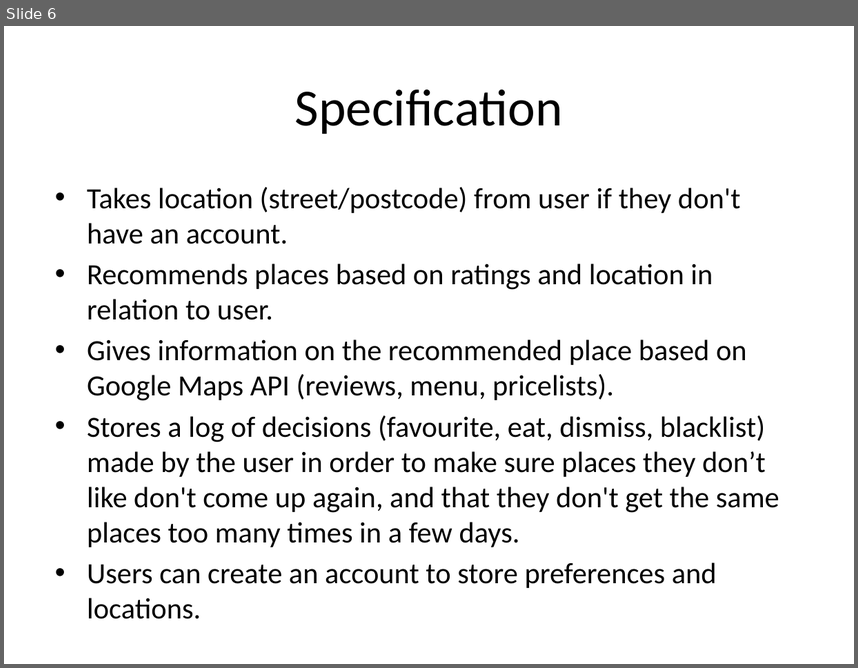
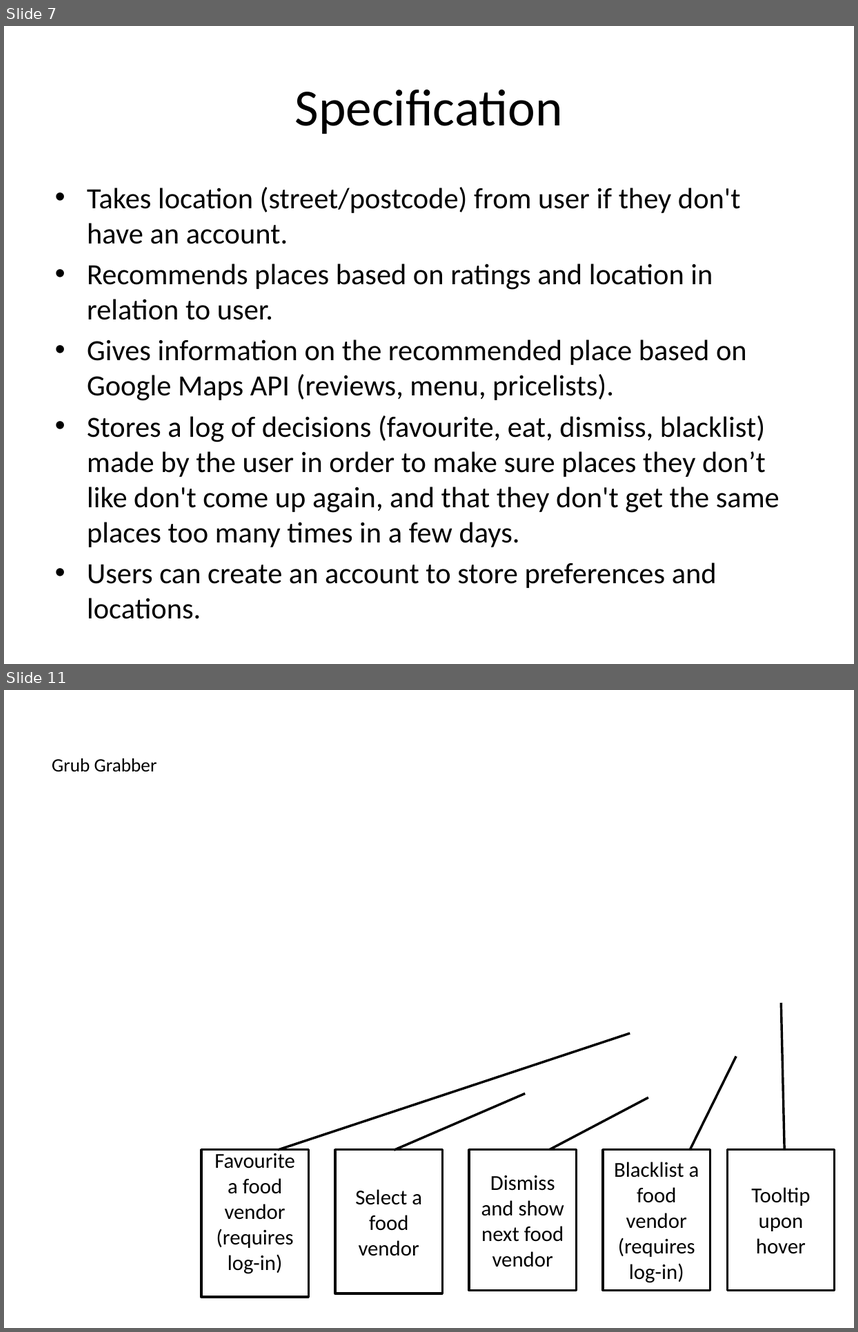
Before and after one commit to isaac-jordan/GrubGrabber, a slide deck: Design/Grub Grabber.pptx. Shown one above the other, each under a label of ours: slide 6 before the commit, slides 7 and 11 after it; the slides between them are not shown. The pictures are 858x668 and 858x1332 pixels, drawn with LibreOffice and Linux fonts; fonts in the diff are those of the drawing; background and template pictures are left out. Boxes give left, top, right and bottom in pixels: in the first picture for what was removed or moved away, otherwise in the second. Text is boxed around its words. In the diff, an @@ line names an element or a change of style, - is before the commit and + after.

```diff
--- a/Design/Grub Grabber.pptx
+++ b/Design/Grub Grabber.pptx
@@ slide 11 added at (4,690,854,1328), background picture (left out) @@
@@ rectangle added at (41,755,168,775), fill #FFFFFF, outline #FFFFFF 2 pt, 16 pt, text #000000 @@
+Grub Grabber
@@ border callout added at (201,1149,308,1296), fill #FFFFFF, outline #000000 2 pt, 18 pt, text #000000 @@
+Favourite a food vendor (requires log-in)
@@ border callout added at (335,1149,443,1292), fill #FFFFFF, outline #000000 2 pt, 18 pt, text #000000 @@
+Select a food vendor
@@ border callout added at (469,1149,576,1290), fill #FFFFFF, outline #000000 2 pt, 18 pt, text #000000 @@
+Dismiss and show next food vendor
@@ border callout added at (604,1149,711,1290), fill #FFFFFF, outline #000000 2 pt, 18 pt, text #000000 @@
+Blacklist a food vendor (requires log-in)
@@ border callout added at (727,1149,835,1290), fill #FFFFFF, outline #000000 2 pt, 18 pt, text #000000 @@
+Tooltip upon hover
@@ what was slide 6 is now slide 7 @@
```
Also in this commit, not shown: 5 slides changed, 7 other slides added, 4 slides removed.
